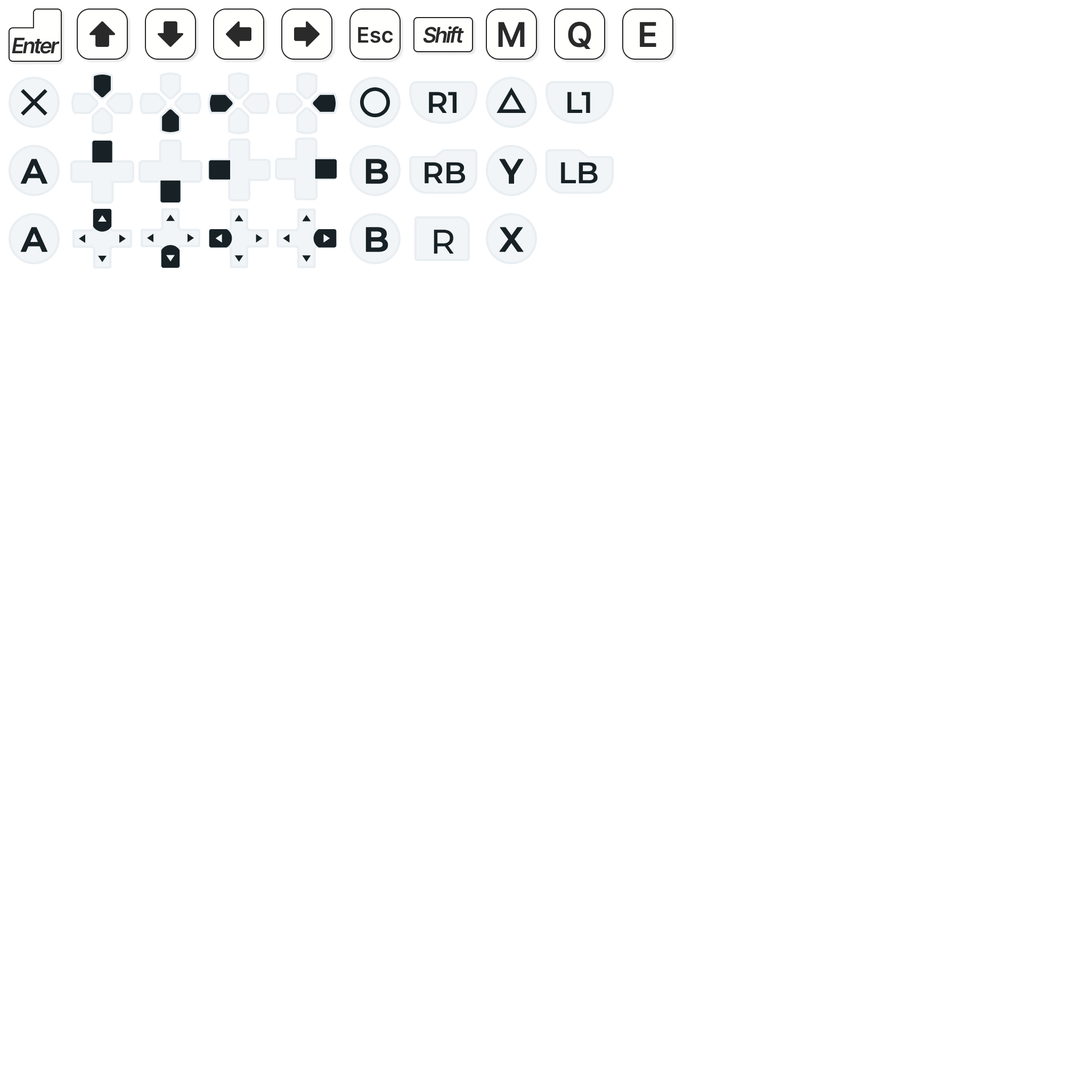
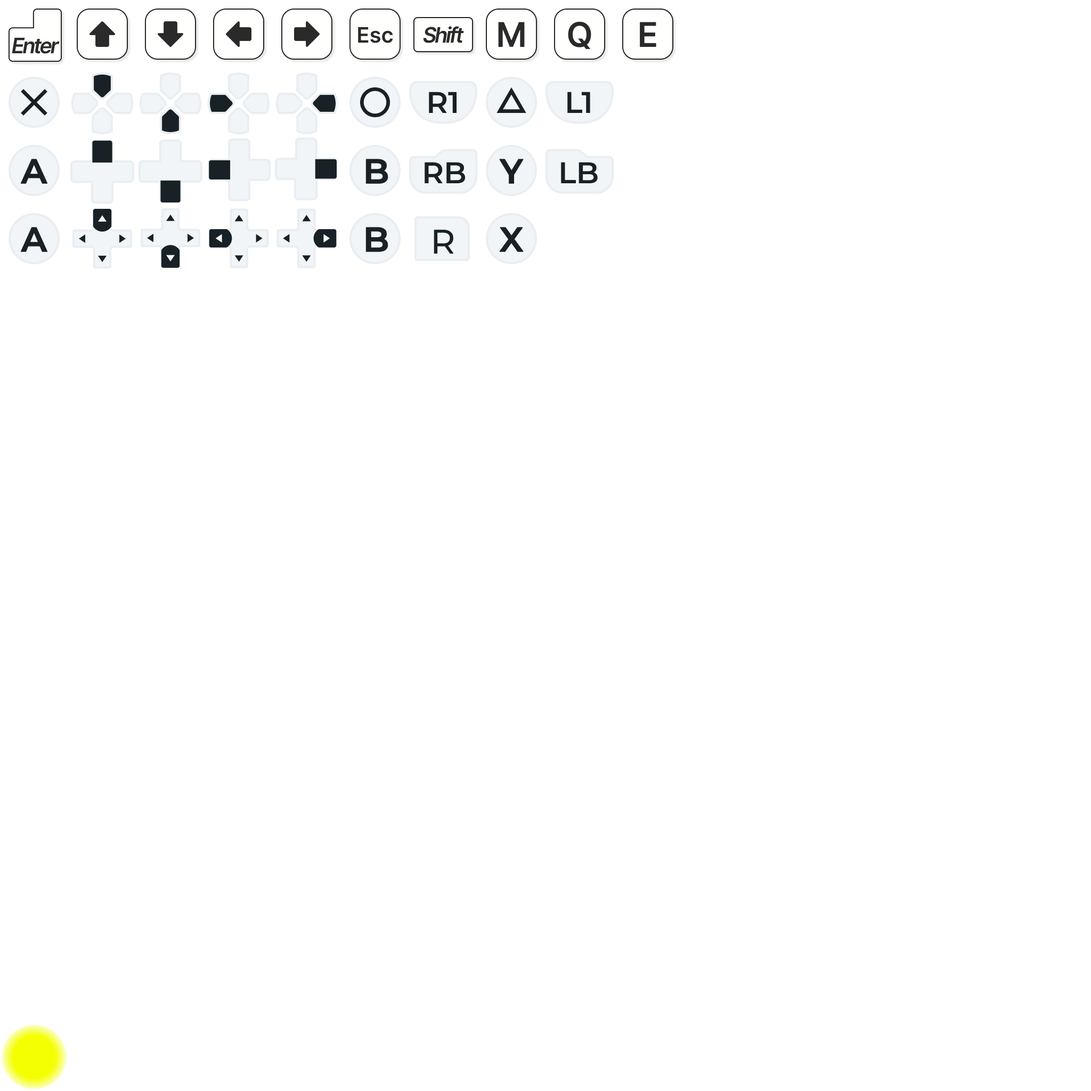
The second 1091px x 1091px image is a revision of the first. Changes to its layers:
added layer "レイヤー" above "T_P4_Cross_Light.png" over 2, 1025, 67, 1090
